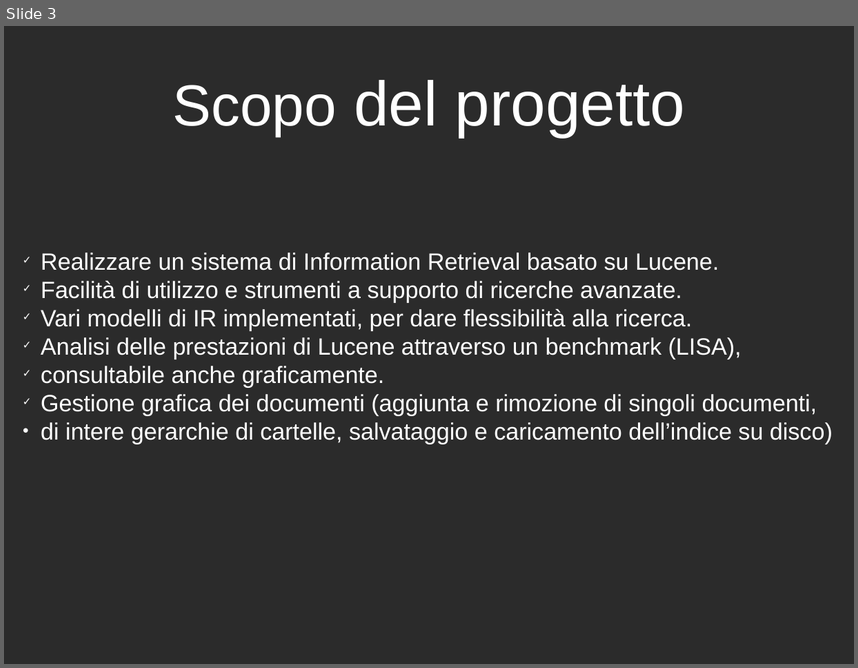
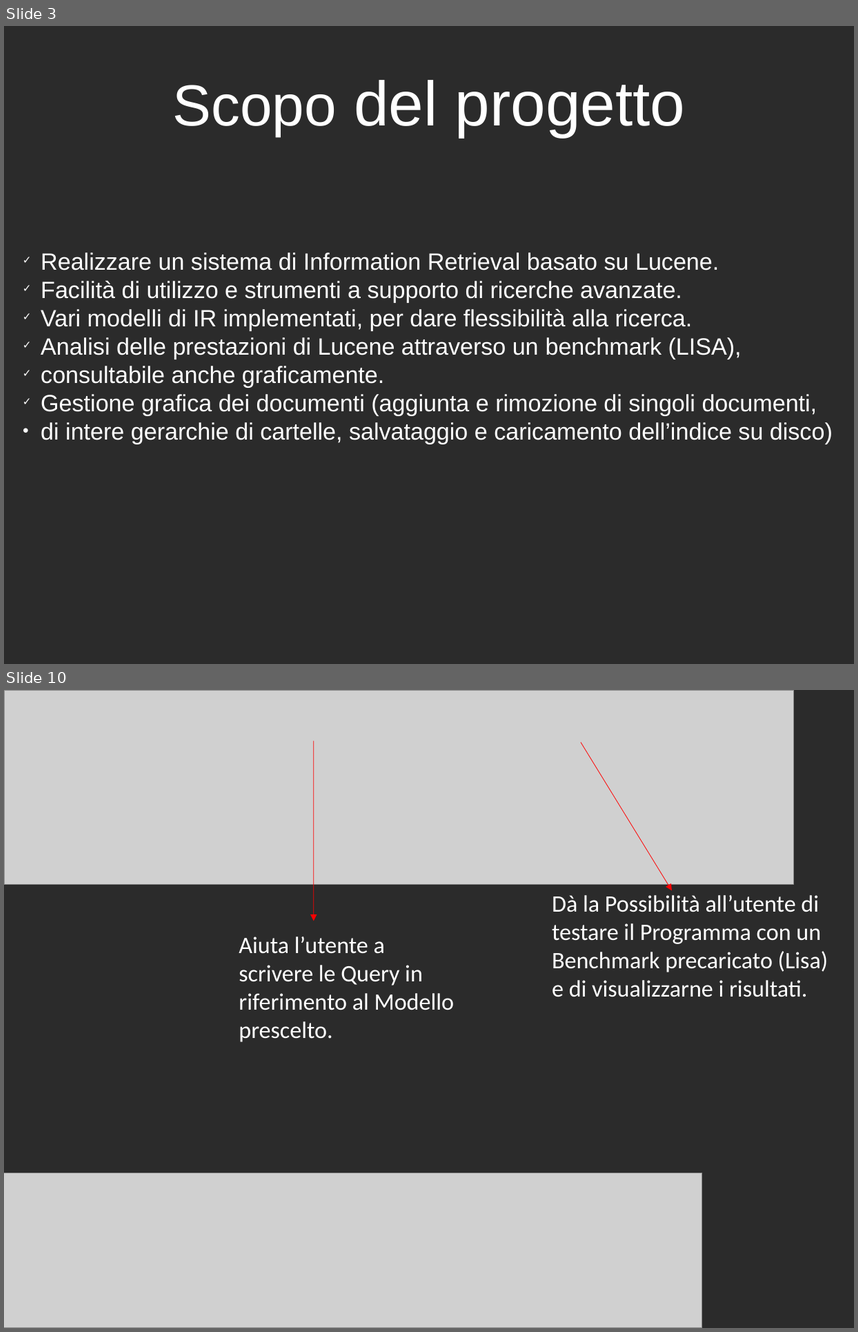
Before and after one commit to LucaGherardini/GAvI-Project, a slide deck: GAvI-Project/Presentation/presentazione.odp. Shown one above the other, each under a label of ours: slide 3 before the commit, slides 3 and 10 after it; the slides between them are not shown. The pictures are 858x668 and 858x1332 pixels, drawn with LibreOffice and Linux fonts; fonts in the diff are those of the drawing; grey boxes stand for pictures; background and template pictures are left out; a plain dark background stands for a picture behind light text. Boxes give left, top, right and bottom in pixels: in the first picture for what was removed or moved away, otherwise in the second. Text is boxed around its words. In the diff, an @@ line names an element or a change of style, - is before the commit and + after.

```diff
--- a/GAvI-Project/Presentation/presentazione.odp
+++ b/GAvI-Project/Presentation/presentazione.odp
@@ slide 10 added at (4, 690, 854, 1328), background picture (left out) @@
@@ picture added at (4, 690, 794, 885) @@
@@ arrow added from (314, 741) to (314, 920), #FF0000 0.51 pt @@
@@ arrow added from (581, 742) to (672, 891), #FF0000 0.51 pt @@
@@ text added at (552, 895, 828, 997), 22 pt, text #FFFFFF @@
+Dà la Possibilità all’utente di testare il Programma con un Benchmark precaricato (Lisa) e di visualizzarne i risultati.
@@ text added at (239, 936, 455, 1042), 22 pt, text #FFFFFF @@
+Aiuta l’utente a scrivere le Query in riferimento al Modello prescelto.
@@ picture added at (4, 1173, 703, 1328) @@
```
Also in this commit, not shown: 3 slides changed, 9 other slides added.
